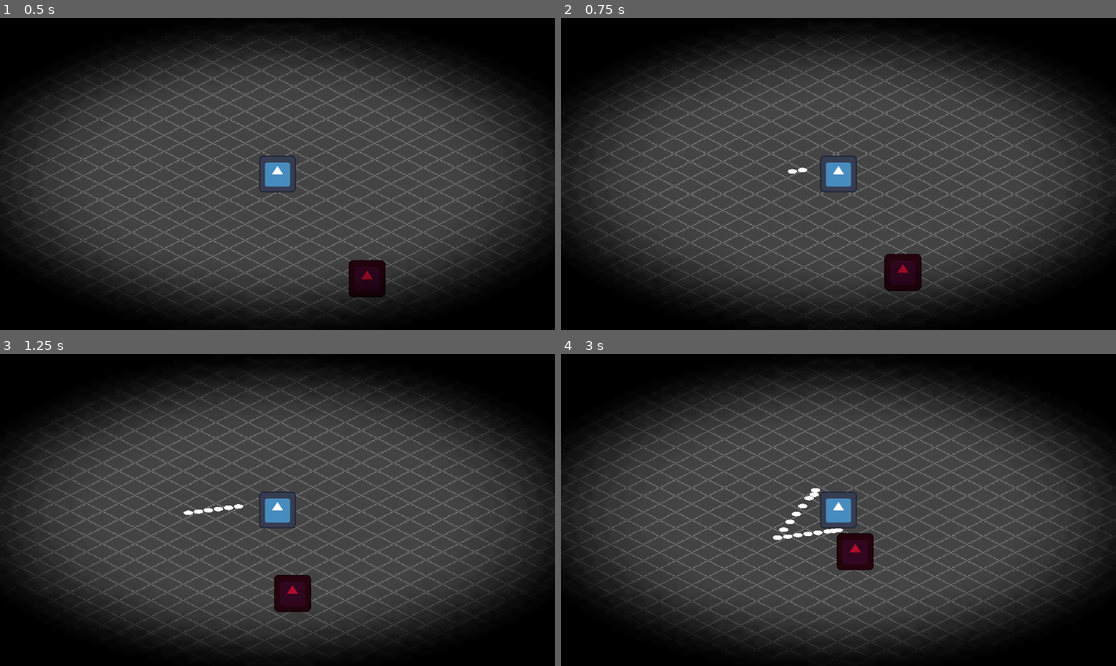
Above: before the commit, frames 1-4 (two rows, left to right).
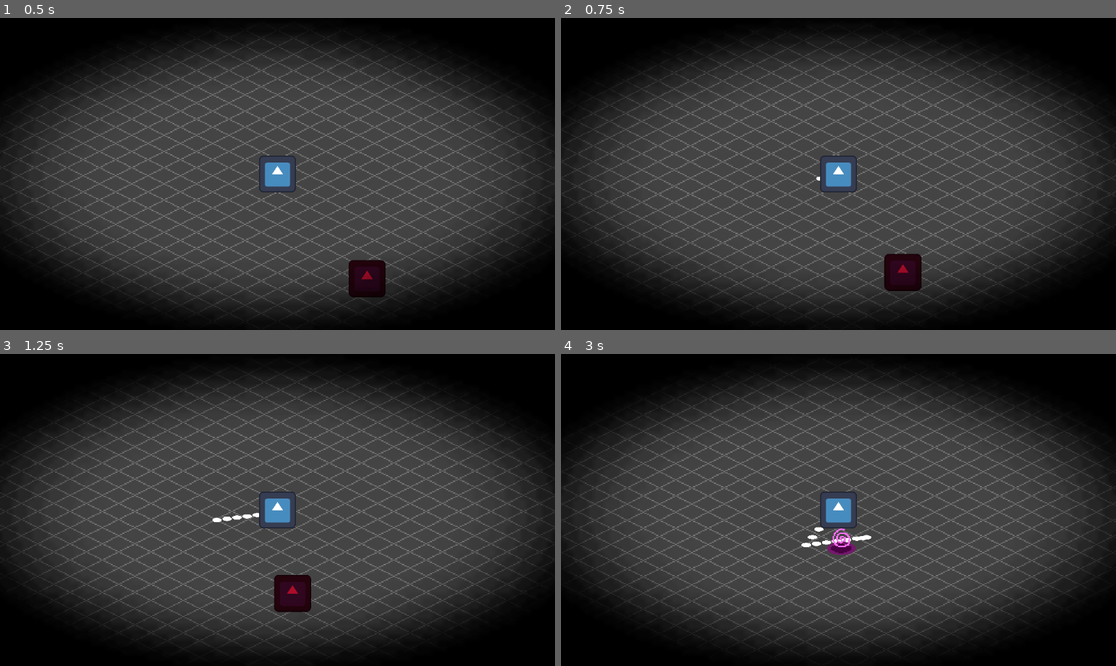
Above: after the commit, the same moments.

Repository: kedrickfudala/NecromancerGame
Game: Godot game, scene res://level.tscn
The game is run twice, just before and just after one commit, with the same random seed, the same clock (stepped at 60 frames per second) and the same inputs. The engine's default icon, where the game draws it, is replaced by a stand-in: a white triangle on a blue panel in a dark square.
Inputs (mouse positions are in pixels of both pictures, inside the frame that each line leads up to):
- Up to frame 1 (0.5 s): no input
- Up to frame 2 (0.75 s): move the mouse to (960, 158) at 0.52 s; press the mouse at (960, 158) at 0.53 s
- Up to frame 3 (1.25 s): no input
- Up to frame 4 (3 s): move the mouse to (727, 525) at 1.27 s; release the mouse at (727, 525) at 1.28 s; click (727, 525) at 1.35 s; move the mouse to (894, 441) at 2.02 s; press the mouse at (894, 441) at 2.03 s; move the mouse to (810, 572) at 2.77 s; release the mouse at (810, 572) at 2.78 s; click (810, 572) at 2.85 s

Frame 1 is identical in both runs. In frame 2, less than 0.1% of the frame differs, in the area x 40-47%, y 47-53%; in frame 3, 0.2%; in frame 4, 1.2%, in the area x 38-57%, y 42-70%.

Commit message:
fixed the trail spawner

Diff:
--- a/player.gd
+++ b/player.gd
@@ -34,6 +34,6 @@
 func create_trail():
 	var trail_inst = trail.instantiate()
 	get_tree().current_scene.add_child(trail_inst)
-	trail_inst.global_position = global_position + Vector2(-100, -25)
+	trail_inst.global_position = global_position + (target_pos * -1)
 	trail_inst.scale = Vector2(1, 1)
 	trail_inst.z_index = 1
